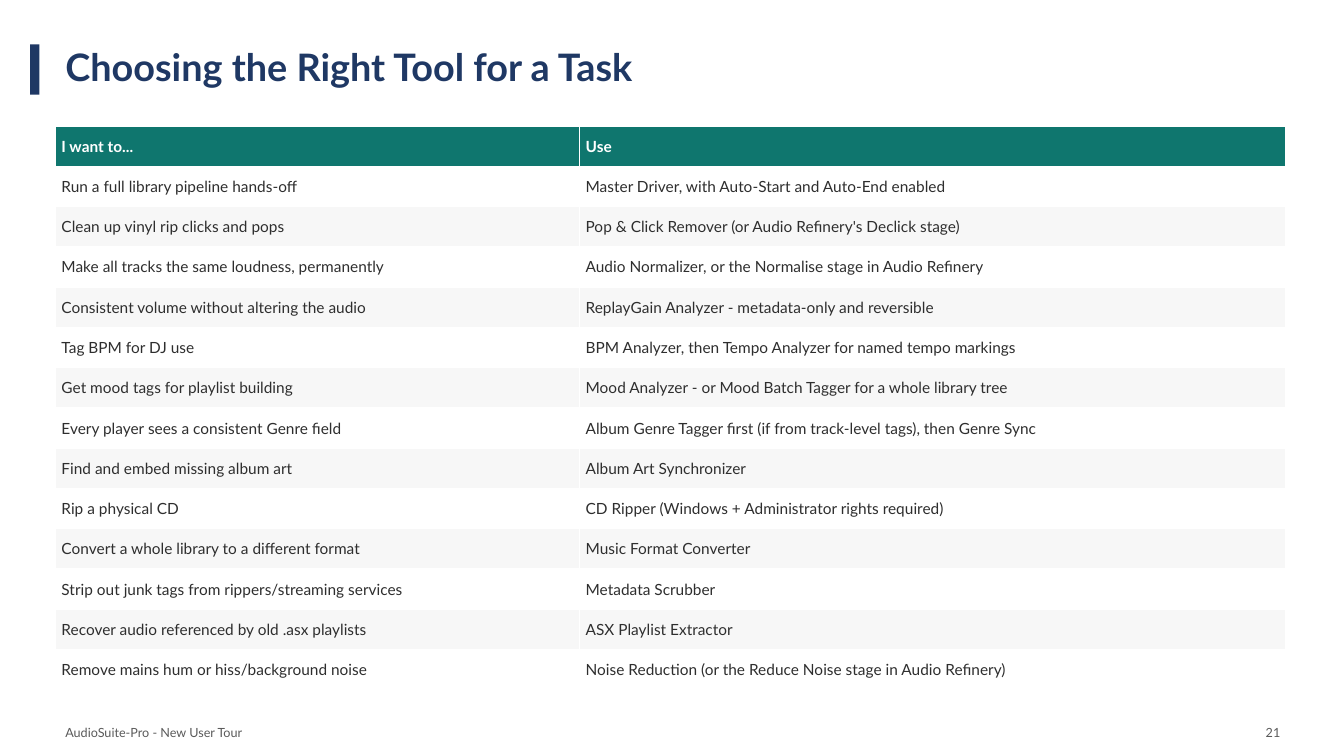
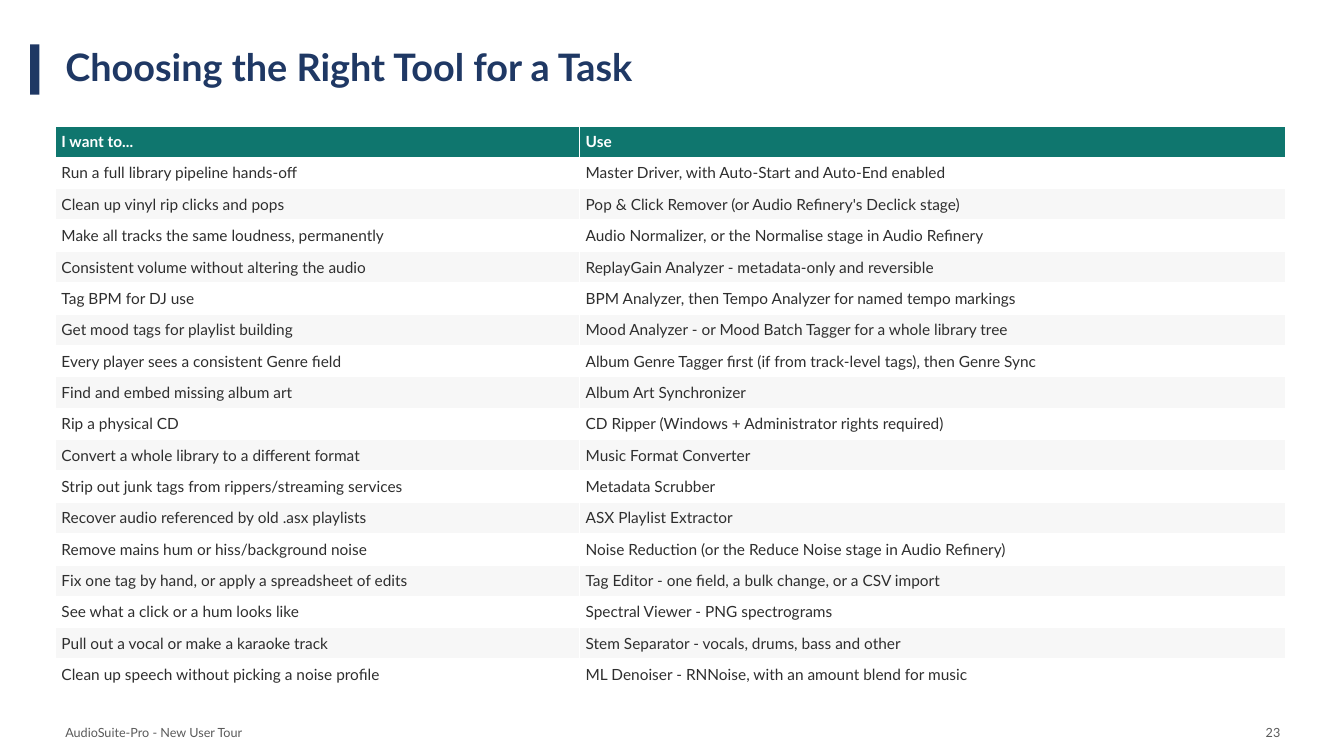
Before and after one commit to wilte01/AudioSuite-Pro, a slide deck: slide 23 of user_guides/suite_overview/AudioSuite-Pro_New_User_Presentation.pptx (slide 21 before the commit). Drawn at 1344x756 pixels with LibreOffice and Linux fonts; fonts in the diff are those of the drawing. Boxes give left, top, right and bottom in pixels: in the first picture for what was removed or moved away, otherwise in the second. Text is boxed around its words. In the diff, an @@ line names an element or a change of style, - is before the commit and + after.

```diff
--- a/user_guides/suite_overview/AudioSuite-Pro_New_User_Presentation.pptx
+++ b/user_guides/suite_overview/AudioSuite-Pro_New_User_Presentation.pptx
@@ table at (x1=55, y1=126, x2=1286, y2=691) @@
+row 15: Fix one tag by hand, or apply a spreadsheet of edits | Tag Editor - one field, a bulk change, or a CSV import
+row 16: See what a click or a hum looks like | Spectral Viewer - PNG spectrograms
+row 17: Pull out a vocal or make a karaoke track | Stem Separator - vocals, drums, bass and other
+row 18: Clean up speech without picking a noise profile | ML Denoiser - RNNoise, with an amount blend for music
@@ text at (x1=1266, y1=728, x2=1281, y2=737): text changed @@
-21
+23
```
Also in this commit, not shown: 7 other slides changed, 2 slides added, 12 other files.
